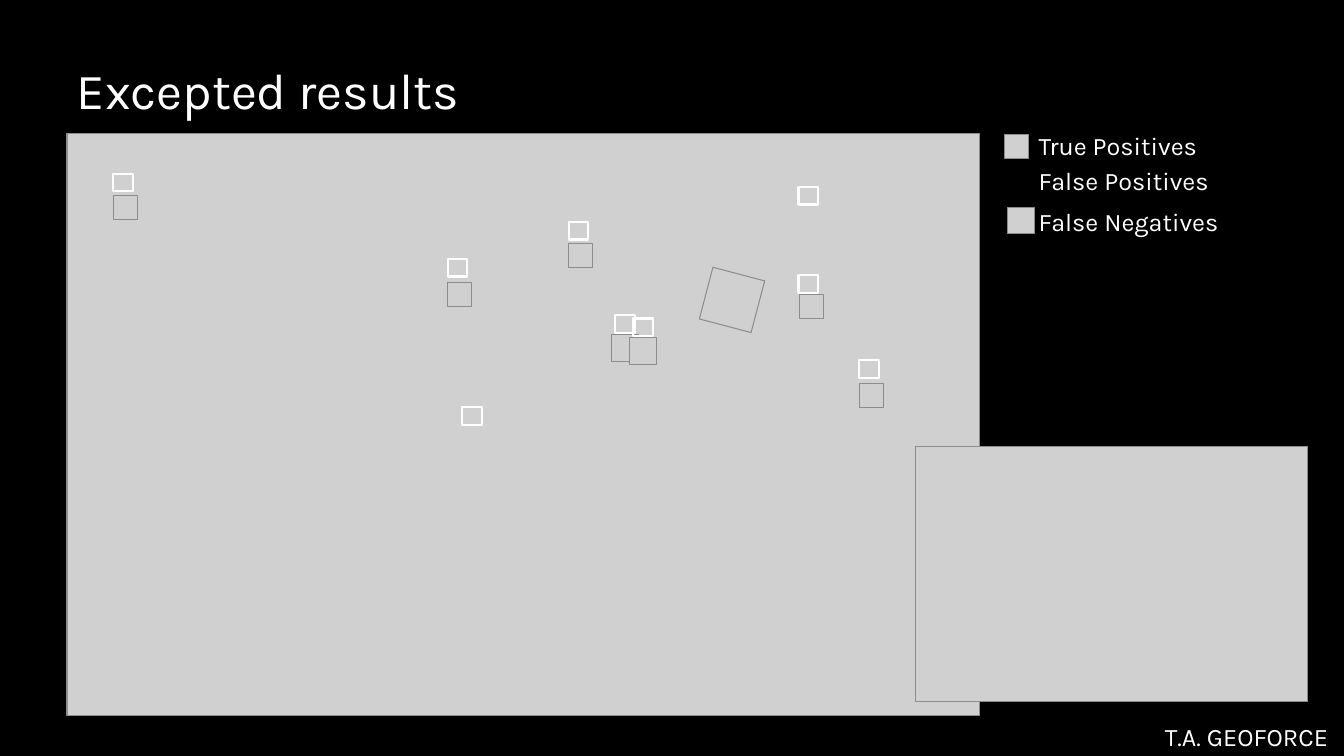
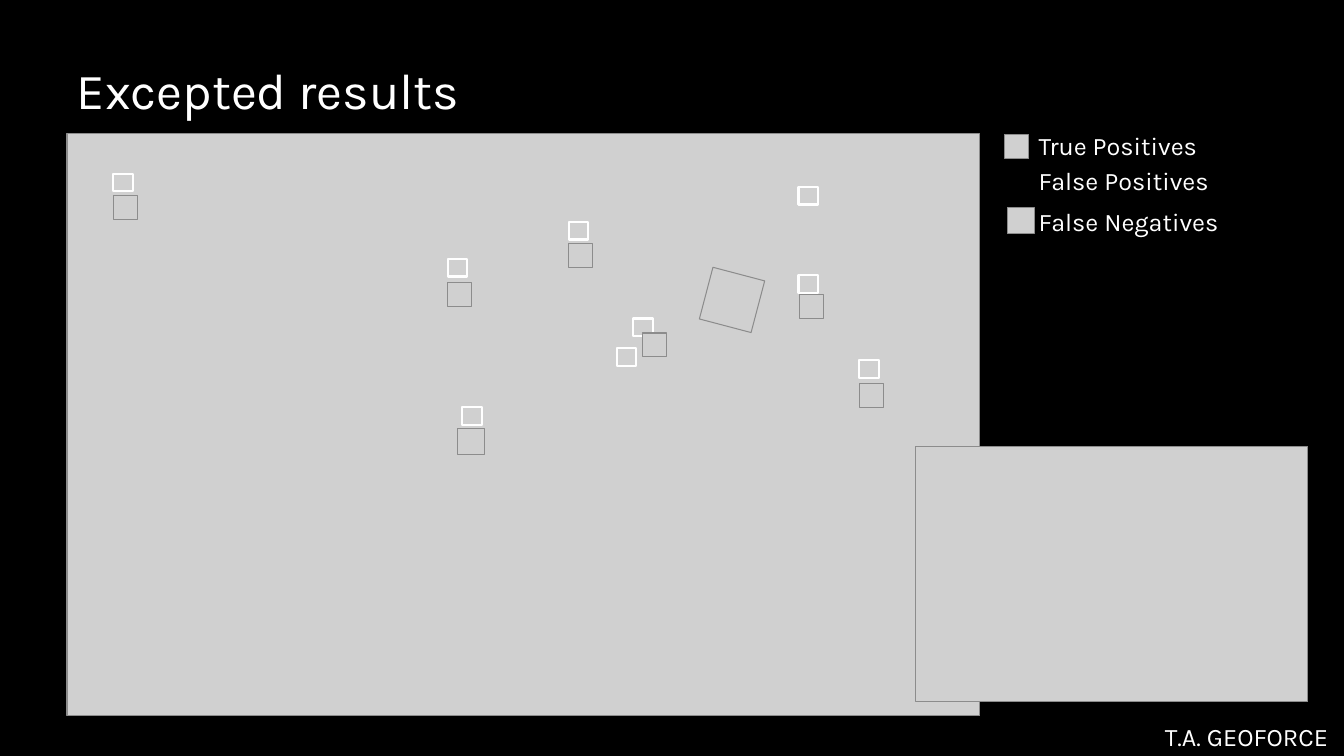
Before and after one commit to TA-Geoforce/Wooden-Poles-Object-Detection, a slide deck: slide 9 of presentation/Wooden-Poles-Object-Detection.pptx. Drawn at 1344x756 pixels with LibreOffice and Linux fonts; fonts in the diff are those of the drawing; grey boxes stand for pictures; background and template pictures are left out. Boxes give left, top, right and bottom in pixels: in the first picture for what was removed or moved away, otherwise in the second. Text is boxed around its words. In the diff, an @@ line names an element or a change of style, - is before the commit and + after.

Commit message:
update powerpoint

```diff
--- a/presentation/Wooden-Poles-Object-Detection.pptx
+++ b/presentation/Wooden-Poles-Object-Detection.pptx
@@ rectangle: place and size @@
-rectangle at [615,316,634,333]
+rectangle at [617,348,636,365]
@@ picture removed at [630,338,656,364] @@
@@ picture added at [643,333,667,357] @@
@@ picture: place and size @@
-picture at [612,335,638,361]
+picture at [458,429,484,455]
```
Also in this commit, not shown: 1 other file.
